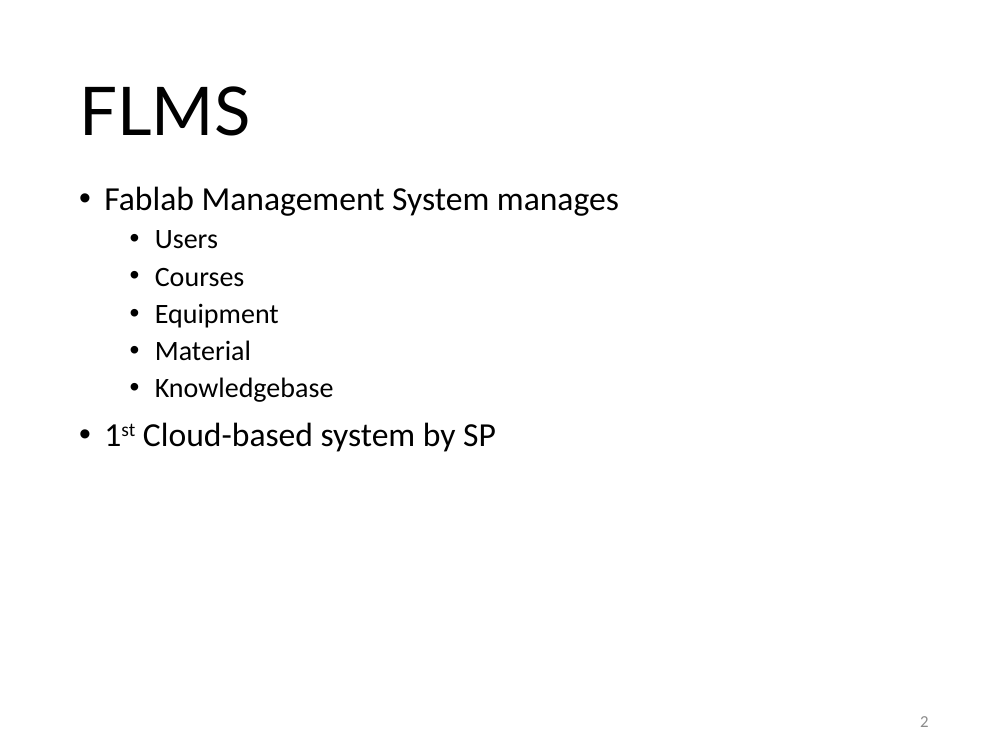
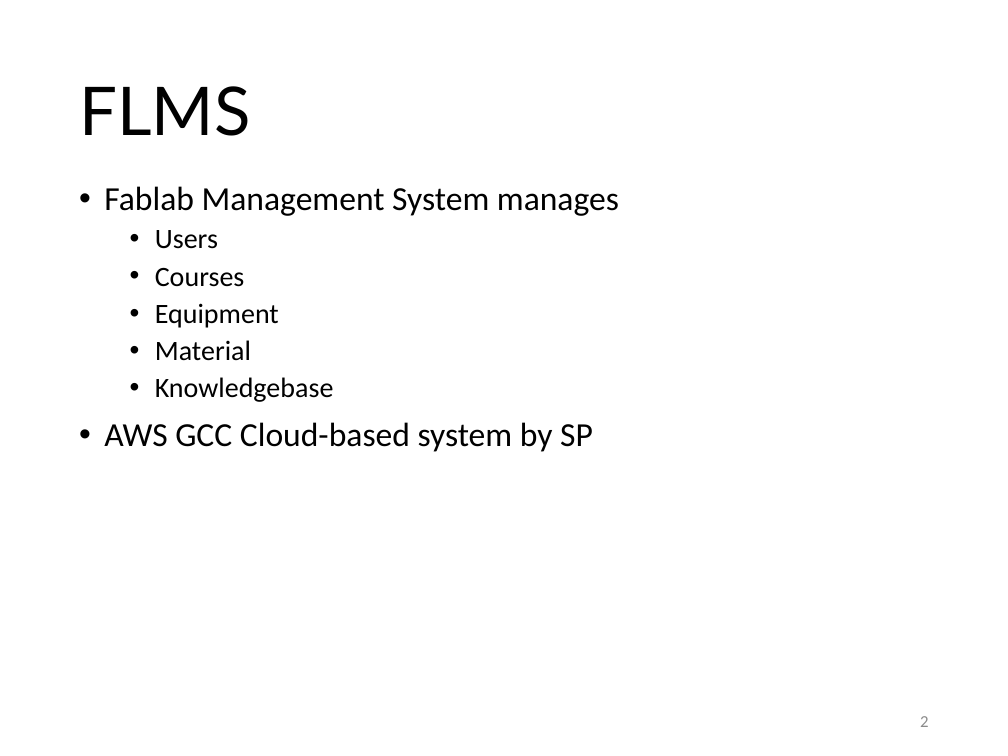
Before and after one commit to RDorville/flms, a slide deck: slide 2 of Training/flms-training.pptx. Drawn at 1008x756 pixels with LibreOffice and Linux fonts; fonts in the diff are those of the drawing; background and template pictures are left out. Boxes give left, top, right and bottom in pixels: in the first picture for what was removed or moved away, otherwise in the second. Text is boxed around its words. In the diff, an @@ line names an element or a change of style, - is before the commit and + after.

```diff
--- a/Training/flms-training.pptx
+++ b/Training/flms-training.pptx
@@ text at (104,422,593,452): text changed @@
-• 1st Cloud-based system by SP
+• AWS GCC Cloud-based system by SP
```
Also in this commit, not shown: 1 other slide changed, 6 slides added.
